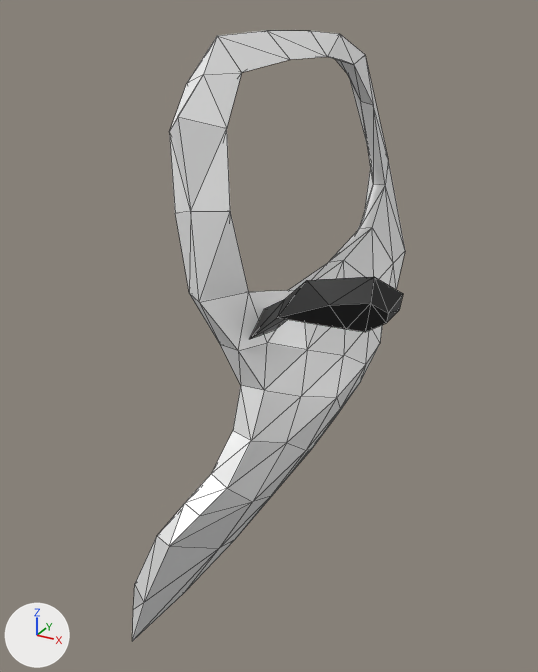
Before and after pictures for a commit that changed the COLLADA model skulltruckleftdoor.dae.
Both versions are drawn from a 50 mm lens placed at (2.059, -1.761, 1.136), pointed at (1.086, 0.009, 0.251). The axes (+X, +Y, +Z) are drawn at lower left. The lights are the same throughout. Mesh edges are drawn as thin lines.

In view in the first picture: 'doors', 'mirror'.
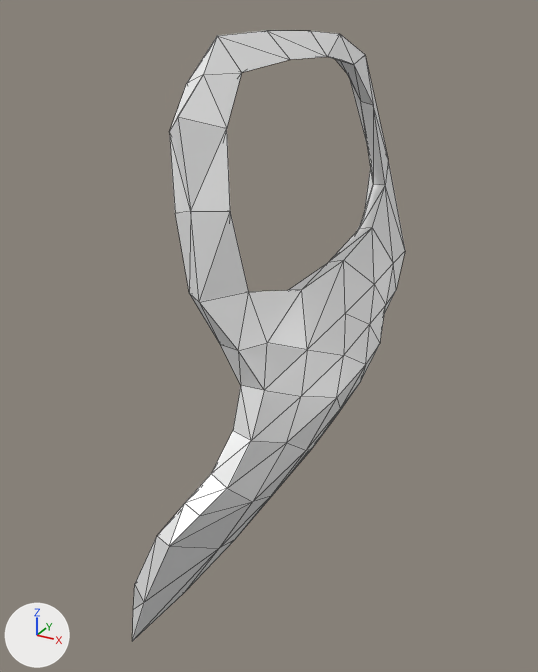
Pixel boxes [x1, y1, x2, y2] of what changed, in the pictures (538 x 672 px):
'mirror', deleted (black)
    before: [250, 277, 403, 339]

What changed in the scene script:
```text
Remove ob_mirror:
    ob_mirror = bpy.data.objects.new('mirror', me_cube_003)
    ob_mirror.location = (0.0, 0.0, 0.0)
```
